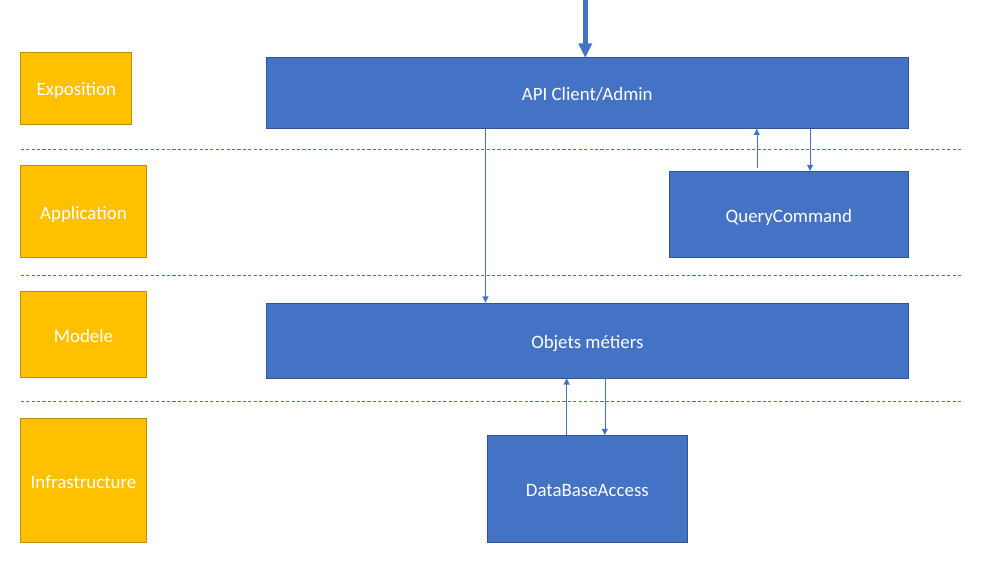
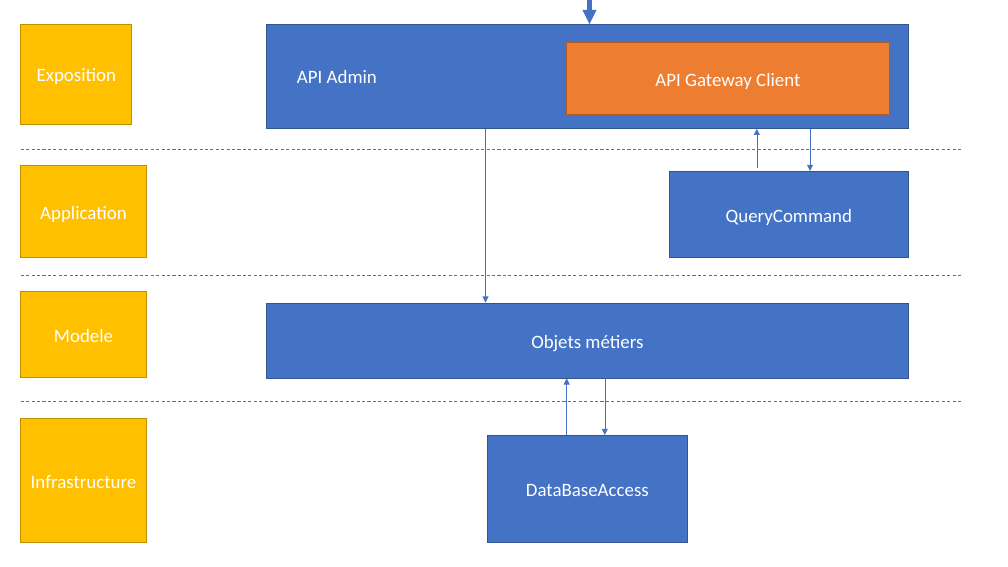
Before and after one commit to tcatonet/AL, a slide deck: slide 25 of projet AL.pptx (slide 20 before the commit). Drawn at 1008x567 pixels with LibreOffice and Linux fonts; fonts in the diff are those of the drawing. Boxes give left, top, right and bottom in pixels: in the first picture for what was removed or moved away, otherwise in the second. Text is boxed around its words. In the diff, an @@ line names an element or a change of style, - is before the commit and + after.

```diff
--- a/projet AL.pptx
+++ b/projet AL.pptx
@@ rectangle "Exposition": place and size @@
-rectangle "Exposition" at (21,53,132,124)
+rectangle "Exposition" at (21,24,132,124)
@@ rectangle: place and size @@
-rectangle at (266,57,909,129)
+rectangle at (266,24,909,129)
@@ arrow moved from (585, 0) - (585, 57) to (590, 0) - (590, 24) @@
@@ rectangle added at (567,42,890,114), fill #ED7D31, outline #AF5C24 1 pt, 18 pt, text #FFFFFF @@
+API Gateway Client
@@ text added at (297,70,377,83), 18 pt, text #FFFFFF @@
+API Admin
@@ text in rectangle at (522,87,653,101): text removed @@
-API Client/Admin
```
Also in this commit, not shown: 11 other slides changed, 6 slides added, 13 other files.
